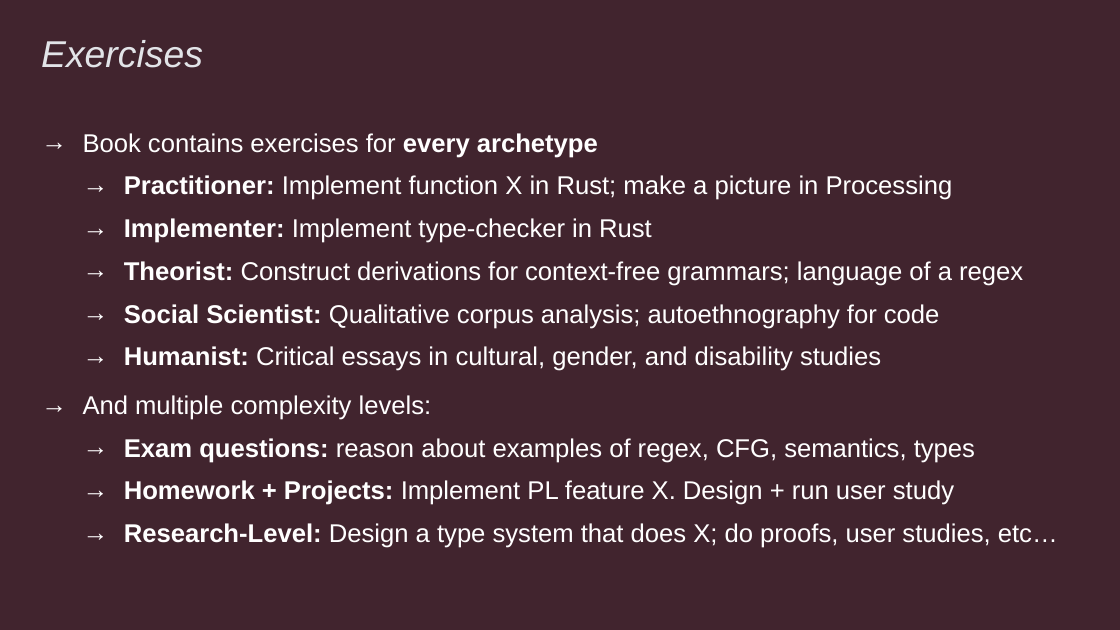
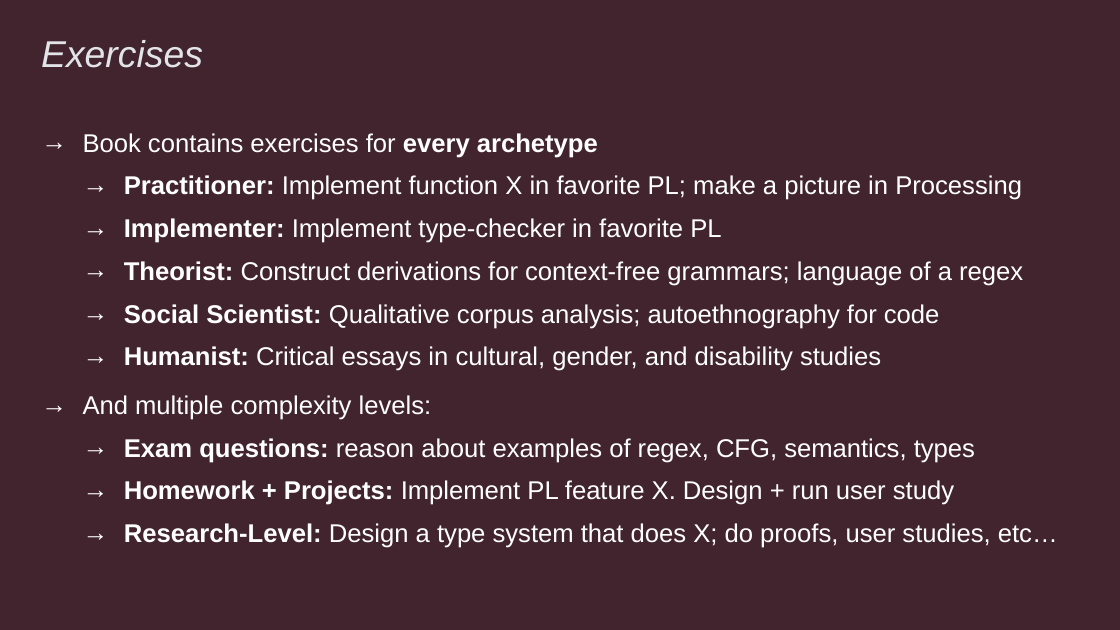
Before and after one commit to rbohrer/pl-course, a slide deck: slide 10 of LectureSlides/SPLASHE23.pptx. Drawn at 1120x630 pixels with LibreOffice and Linux fonts; fonts in the diff are those of the drawing. Boxes give left, top, right and bottom in pixels: in the first picture for what was removed or moved away, otherwise in the second. Text is boxed around its words. In the diff, an @@ line names an element or a change of style, - is before the commit and + after.

```diff
--- a/LectureSlides/SPLASHE23.pptx
+++ b/LectureSlides/SPLASHE23.pptx
@@ text at box(124, 175, 1022, 243): text changed @@
-  → Practitioner: Implement function X in Rust; make a picture in Processing
-  → Implementer: Implement type-checker in Rust
+  → Practitioner: Implement function X in favorite PL; make a picture in Processing
+  → Implementer: Implement type-checker in favorite PL
```
Also in this commit, not shown: 2 other slides changed.
